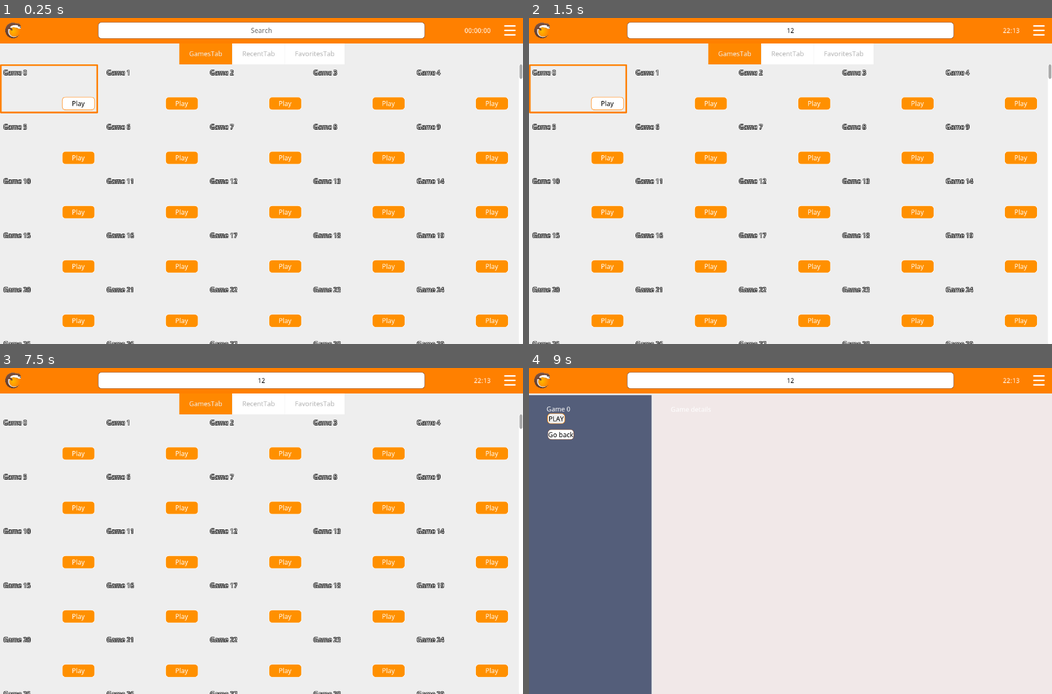
Above: before the commit, frames 1-4 (two rows, left to right).
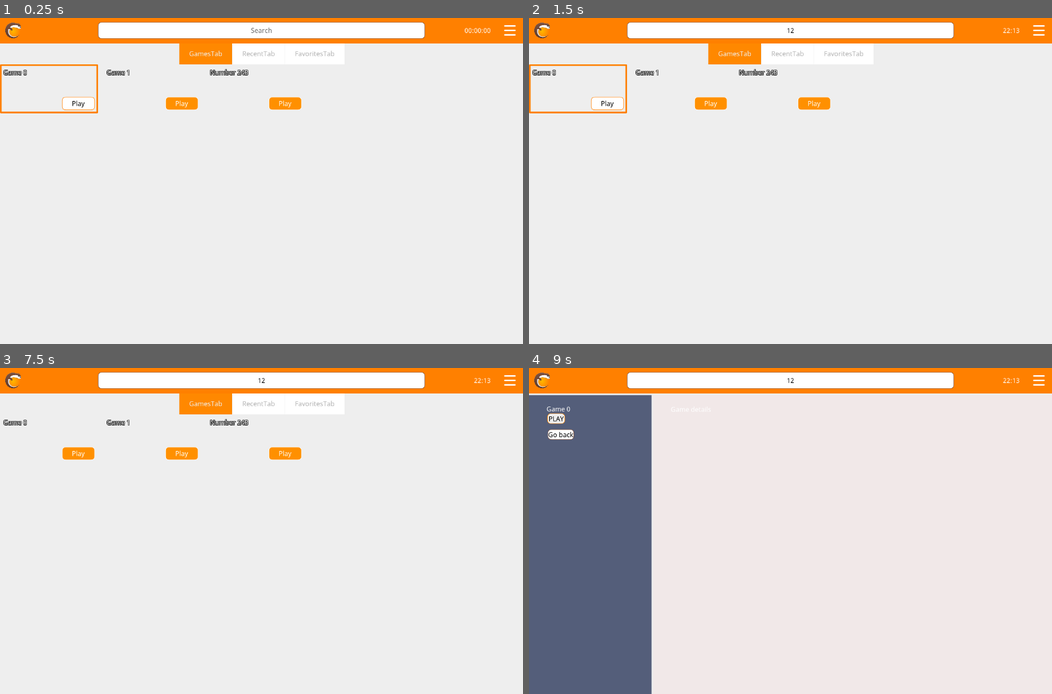
Above: after the commit, the same moments.

Repository: Buri/lutris-gamepad-ui
Game: Godot game, scene res://components/root/root.tscn
Same seed, same stepped clock (60 frames per second), same inputs: the game is played once before the commit and once after it.
Inputs (mouse positions are in pixels of both pictures, inside the frame that each line leads up to):
- Up to frame 1 (0.25 s): no input
- Up to frame 2 (1.5 s): click (790, 31) at 0.52 s; type "12" at 0.6 s; click "Play" at 1.25 s
- Up to frame 3 (7.5 s): click "Play" at 2 s; click (47, 439) at 2.77 s; click "PLAY" at 3.5 s; click "PLAY" at 4.25 s; click "PLAY" at 5 s; click (512, 381) at 5.75 s; click "Open Lutris Desktop" at 6.5 s; click "Go back" at 7.25 s
- Up to frame 4 (9 s): click (581, 452) at 8.02 s; click (576, 439) at 8.77 s

The runs differ from the first frame. In frame 1, 7.0% of the frame differs, in the area x 0-100%, y 14-100%; in frame 2, 7.0%; in frame 3, 7.0%; in frame 4, nothing differs.

Commit message:
Add LutrisInterface

Diff:
--- a/components/game_button/game_button.gd
+++ b/components/game_button/game_button.gd
@@ -4,28 +4,17 @@
 signal play_game
 signal select_launcher_icon
 
-var game_name: String setget set_game_name
+var game_dict: Dictionary setget set_game_dict
 var is_active := false
 var textures = {}
 
-func set_game_name(value):
-	$LabelGame.text = value
+func set_game_dict(value):
+	$LabelGame.text = value.get("name")
+	call_deferred("get_game_image", value.get("banner"))
 
-func _ready():
-	randomize()
-	call_deferred("get_game_image")
-
-func get_game_image():
-	# TODO: Check properly if game button is visible and only then load image
-	# Alternatively, have image loading handled from outside
-	if get_index() > 20:
+func get_game_image(img_url):
+	if img_url == null:
 		return
-	# Load image
-	# https://picsum.photos/240/120
-	# https://via.placeholder.com/240x120.png
-	# Simulate 10% chance of missing image
-	var img_url = "https://picsum.photos/240/120" if rand_range(0, 100) > 10 else "https://via.placeholder.com/240x120.png"
-	#var texture = Texture.new()
 	var request = HTTPRequest.new()
 	add_child(request)
 	request.connect("request_completed", self, "_image_loaded", [request])
--- /dev/null
+++ b/components/lutris_interface/lutris_interface_dummy.gd
@@ -0,0 +1,39 @@
+extends Node
+
+signal game_list_changed
+
+
+func get_lutris_version() -> String:
+	return "0.0.0.0"
+
+func is_lutris_running() -> bool:
+	return false
+
+
+func get_game_list():
+	return {
+		0: {
+			"name": "Game 0",
+			"slug": "game-0",
+			"banner": "~/.local/share/lutris/banners/game-0.jpg"
+		},
+		1: {
+			"name": "Game 1",
+			"slug": "game-0",
+			"banner": "https://via.placeholder.com/240x120.png"
+		},
+		243: {
+			"name": "Number 243",
+			"slug": "some-random-game",
+			"banner": "https://via.placeholder.com/240x120.png"
+		}
+	}
+
+func start_game(game_id: int) -> bool:
+	return false
+
+func stop_game(game_id: int) -> bool:
+	return false
+
+func is_game_running(game_id: int) -> bool:
+	return false
--- a/project.godot
+++ b/project.godot
@@ -32,6 +32,7 @@
 [autoload]
 
 UiStack="*res://scripts/behaviours/UIStack/UIStack.gd"
+LutrisInterface="*res://components/lutris_interface/lutris_interface_dummy.gd"
 
 [display]
 
--- a/scripts/games_panel.gd
+++ b/scripts/games_panel.gd
@@ -15,10 +15,11 @@
 onready var gc = $ScrollContainer/GridContainer
 
 func _ready():
-	for i in range(500):
-		var game = {"name": "Game %s" % (i)}
+	var games = LutrisInterface.get_game_list()
+	for i in games:
+		var game = games[i]
 		var item = GameButton.instance()
-		item.game_name = game.name
+		item.game_dict = game
 		item.rect_min_size = GAMEBUTTONSIZE
 		item.connect("select_game", self, "show_game_details", [game])
 		item.connect("focus_entered", self, "scroll_to_view", [item])
